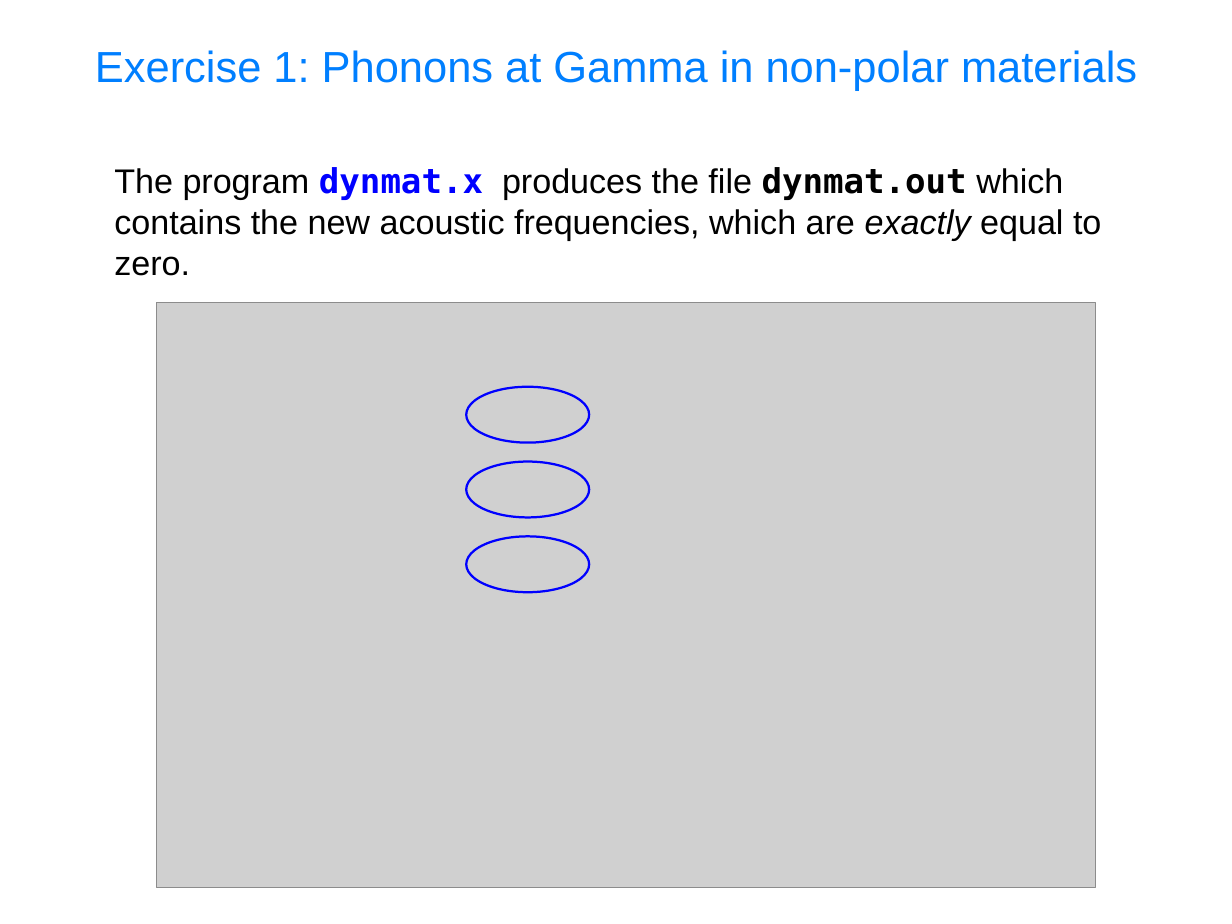
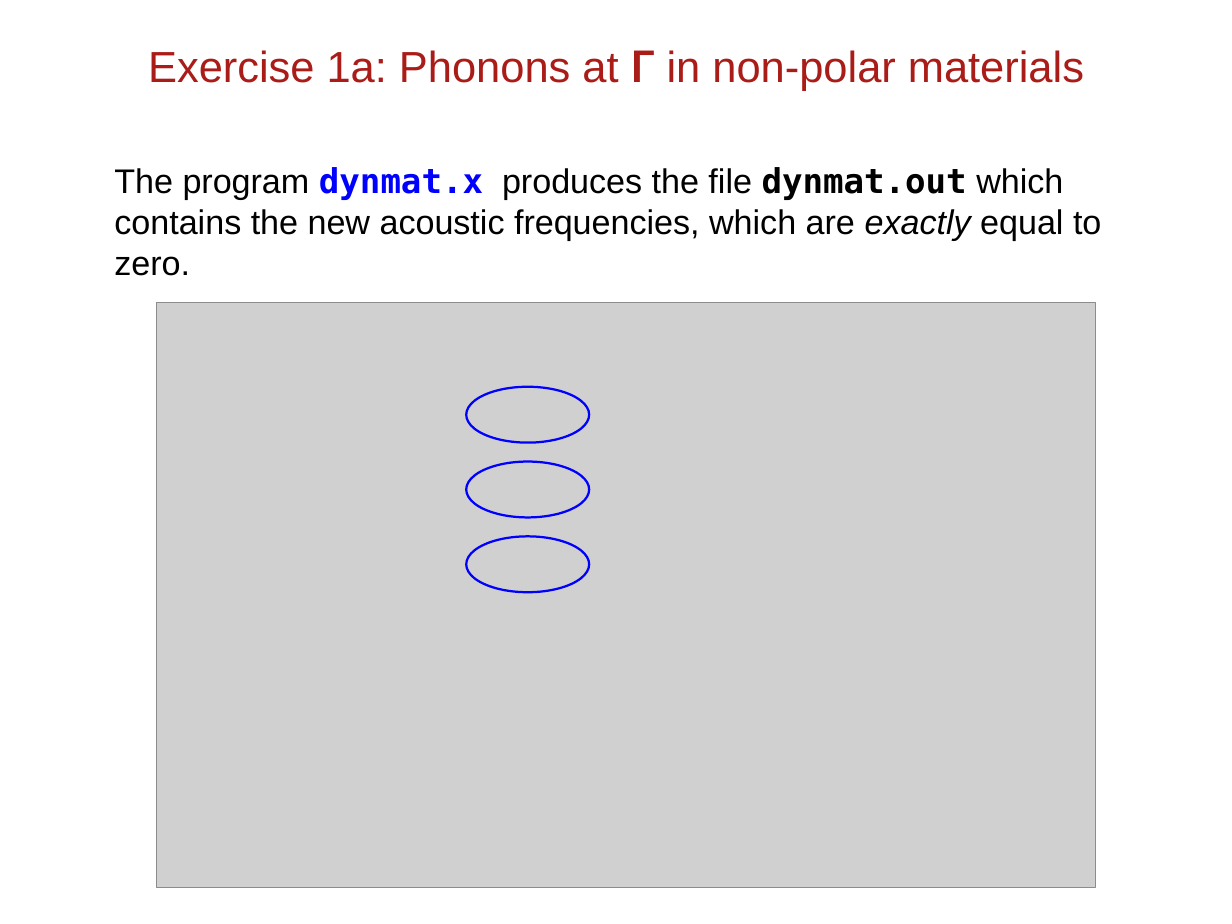
Before and after one commit to thepranab/materials-for-max-qe2021-online-school, a slide deck: slide 16 of slides.sources/handson-day5.odp. Drawn at 1232x924 pixels with LibreOffice and Linux fonts; fonts in the diff are those of the drawing; grey boxes stand for pictures. Boxes give left, top, right and bottom in pixels: in the first picture for what was removed or moved away, otherwise in the second. Text is boxed around its words. In the diff, an @@ line names an element or a change of style, - is before the commit and + after.

```diff
--- a/slides.sources/handson-day5.odp
+++ b/slides.sources/handson-day5.odp
@@ title at (x1=148, y1=50, x2=1084, y2=91): text changed; text colour #007FFF to #AA1C18 @@
-Exercise 1: Phonons at Gamma in non-polar materials
+Exercise 1a: Phonons at Γ in non-polar materials
```
Also in this commit, not shown: 43 other slides changed, 3 slides added, 1 slide removed, 3 other files.
